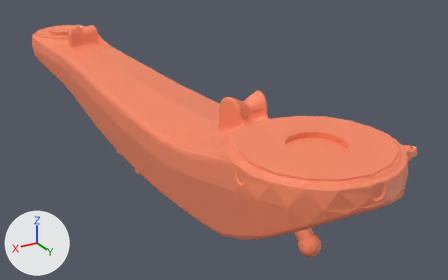
The OBJ model docs/public/sim/models/kuka_vcmx/KR_50_R2500/A2.obj: old version first, new version second.
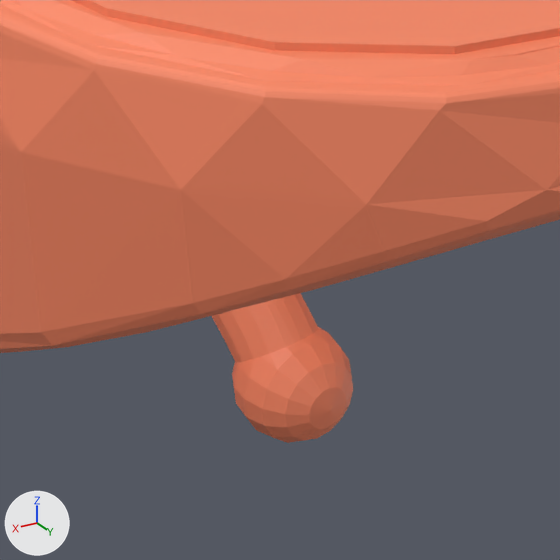
There are two pictures of each version: one whole from a camera (50 mm lens) standing at (0.585, 0.694, 0.285) and looking at (-0.137, -0.51, -0.317), one close up on the part from 56% to 81% of the width and 61% to 100% of the height. The axes (+X, +Y, +Z) are drawn at lower left. The lights are the same throughout. The first two pictures are the older version. Where no turn or scale is listed for an object, it has been applied to the vertices. Vertices at exactly the same position are counted once.

In view in the first close-up: 'A2'.
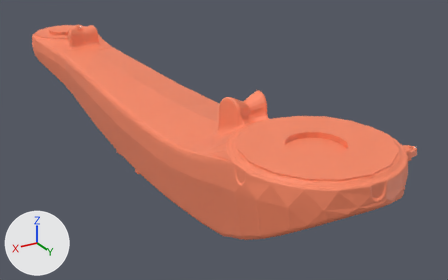
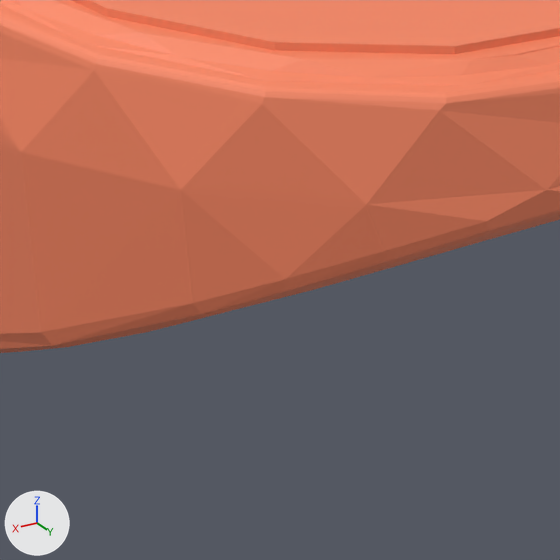
Location of each change, (x1, y1, x2, y2) in pixels of the close-ups (560 x 560 px):
'A2', reshaped
    before: (0, 0, 560, 443)
    after: (0, 0, 560, 353)
part 1 of me_a2, deleted (orange)
    before: (212, 293, 353, 443)

What the commit changed:
Material 'mat_1' (mat_mat_1) is new.
Its base color is (0.961, 0.251, 0.129) (orange #fb8965).
Its roughness is 0.553.
me_a2 is used by ob_a2; location (0.0, 0.0, 0.0).
me_a2 had 10637 vertices, 18785 faces and spanned x -0.18..0.14, y -1.4..0.14, z -0.37..-0.08.
me_a2 now has 10041 vertices, 17773 faces and spans x -0.18..0.14, y -1.4..0.14, z -0.37..-0.08.
me_a2 part 1: 330 vertices removed from x -0.02..0.02, y -0.14..0.02, z -0.31..-0.2.
Other edits to the shape of me_a2 do not show in these pictures.
me_a2 gains material mat_mat_1 (orange #fb8965).
